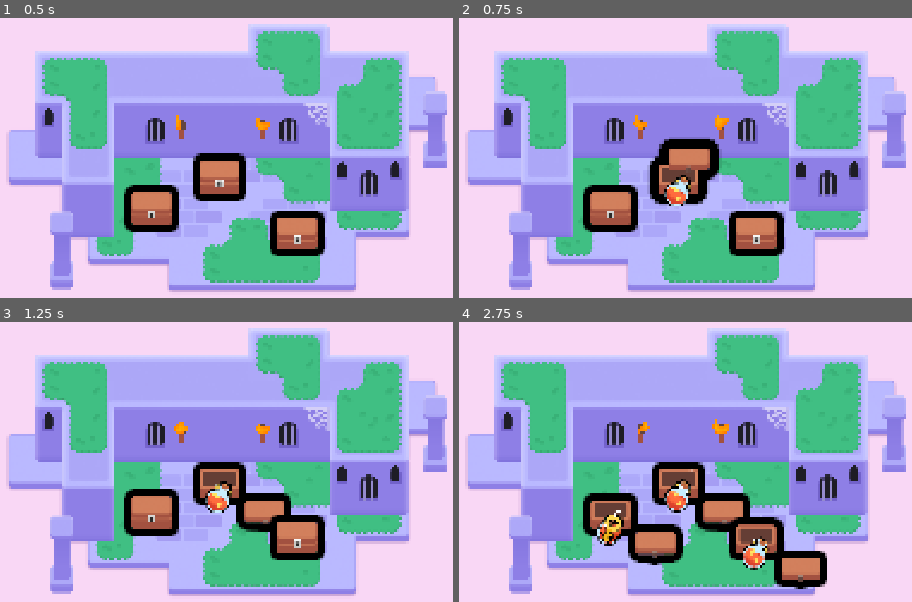
Above: before the commit, frames 1-4 (two rows, left to right).
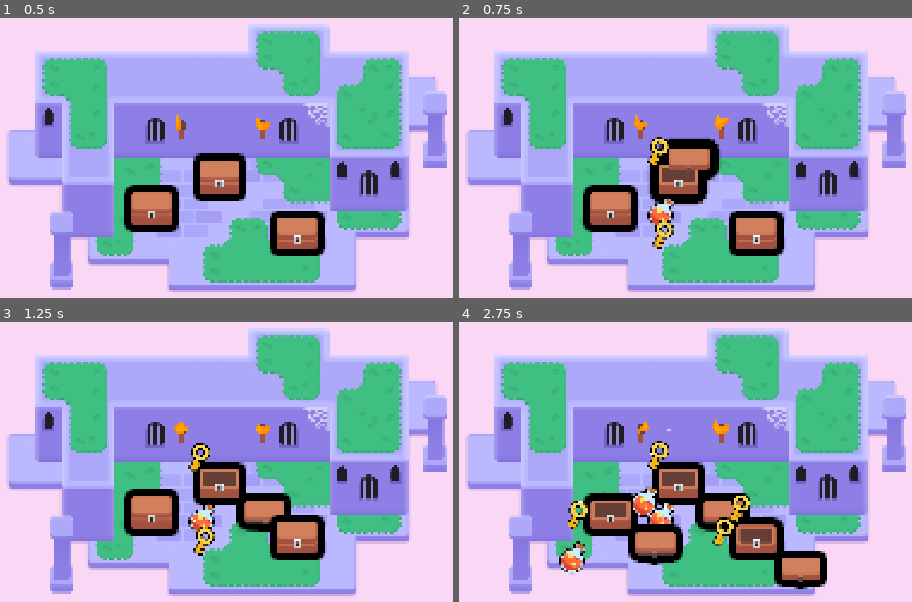
Above: after the commit, the same moments.

Repository: JunweiGDA/M6Looting
Game: Godot game, scene res://lessons/mini_dungeon.tscn
The game is run twice, just before and just after one commit, with the same random seed, the same clock (stepped at 60 frames per second) and the same inputs.
Inputs (mouse positions are in pixels of both pictures, inside the frame that each line leads up to):
- Up to frame 1 (0.5 s): no input
- Up to frame 2 (0.75 s): tap Enter at 0.5 s; move the mouse to (676, 177) at 0.52 s; hold D (move_right) from 0.53 s (still down); tap Z at 0.6 s; click (676, 177) at 0.67 s
- Up to frame 3 (1.25 s): keep holding D (move_right); tap Space at 0.77 s
- Up to frame 4 (2.75 s): move the mouse to (608, 512) at 1.27 s; release D (move_right) at 1.28 s; hold S (move_down) 1.28-2.03 s; tap Z at 1.35, 2.1 s; click (608, 512) at 1.42 s; tap Space at 1.52 s; move the mouse to (757, 537) at 2.02 s; hold D (move_right) from 2.03 s (still down); click (757, 537) at 2.17 s

Frame 1 is identical in both runs. In frame 2, 1.4% of the frame differs, in the area x 41-52%, y 42-83%; in frame 3, 1.5%; in frame 4, 3.8%, in the area x 22-69%, y 38-91%.

Commit message:
M6L6 Done

Diff:
--- a/M06.looting_workbook/lessons/chest/chest.gd
+++ b/M06.looting_workbook/lessons/chest/chest.gd
@@ -8,6 +8,12 @@
 func _spawn_random_item() -> void:
 	var loot_item: Area2D = possible_items.pick_random().instantiate()
 	add_child(loot_item)
+
+	var random_angle := randf_range(0.0, 2.0 * PI)
+	var random_direction := Vector2(1.0, 0.0).rotated(random_angle)
+	var random_distance := randf_range(60.0, 120.0)
+	loot_item.position = random_direction * random_distance
+
 
 func _ready() -> void:
 	canvas_group.material.set_shader_parameter("line_thickness", 3.0)
